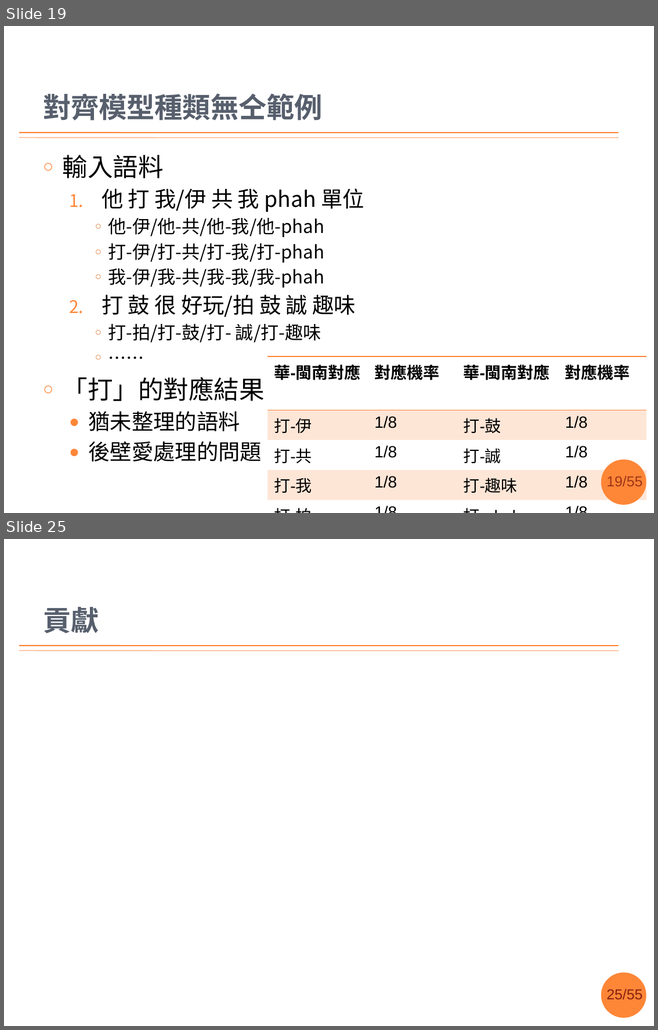
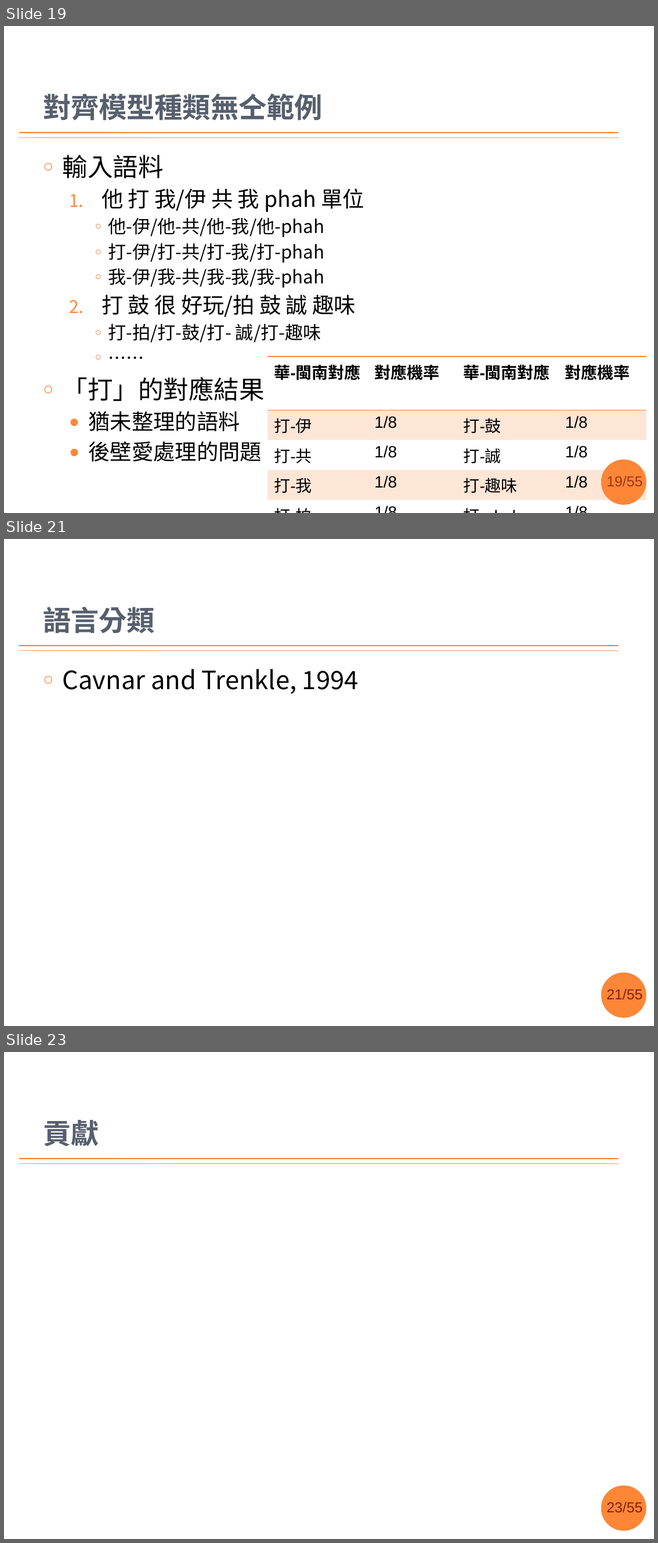
Before and after one commit to sih4sing5hong5/po3-ko3_tau5-iann2-phinn3, a slide deck: 翻譯報告.pptx. Shown one above the other, each under a label of ours: slides 19 and 25 before the commit, slides 19, 21 and 23 after it; the slides between them are not shown. The pictures are 658x1030 and 658x1543 pixels, drawn with LibreOffice and Linux fonts; fonts in the diff are those of the drawing; background and template pictures are left out. Boxes give left, top, right and bottom in pixels: in the first picture for what was removed or moved away, otherwise in the second. Text is boxed around its words. In the diff, an @@ line names an element or a change of style, - is before the commit and + after.

```diff
--- a/翻譯報告.pptx
+++ b/翻譯報告.pptx
@@ slide 21 added at (x1=4, y1=539, x2=654, y2=1026), background #FFFFFF; not listed: 4 template elements that a slide beside it also shows @@
@@ title added at (x1=43, y1=607, x2=155, y2=634), 31 pt, text #575F6D, bold @@
+語言分類
@@ text added at (x1=63, y1=669, x2=358, y2=694), 28 pt, text #000000 @@
+○ Cavnar and Trenkle, 1994
@@ what was slide 25 is now slide 23 @@
@@ page number at (x1=606, y1=1502, x2=642, y2=1513): text changed @@
-25/55
+23/55
```
Also in this commit, not shown: 12 slides changed, 2 other slides added, 1 slide removed.
